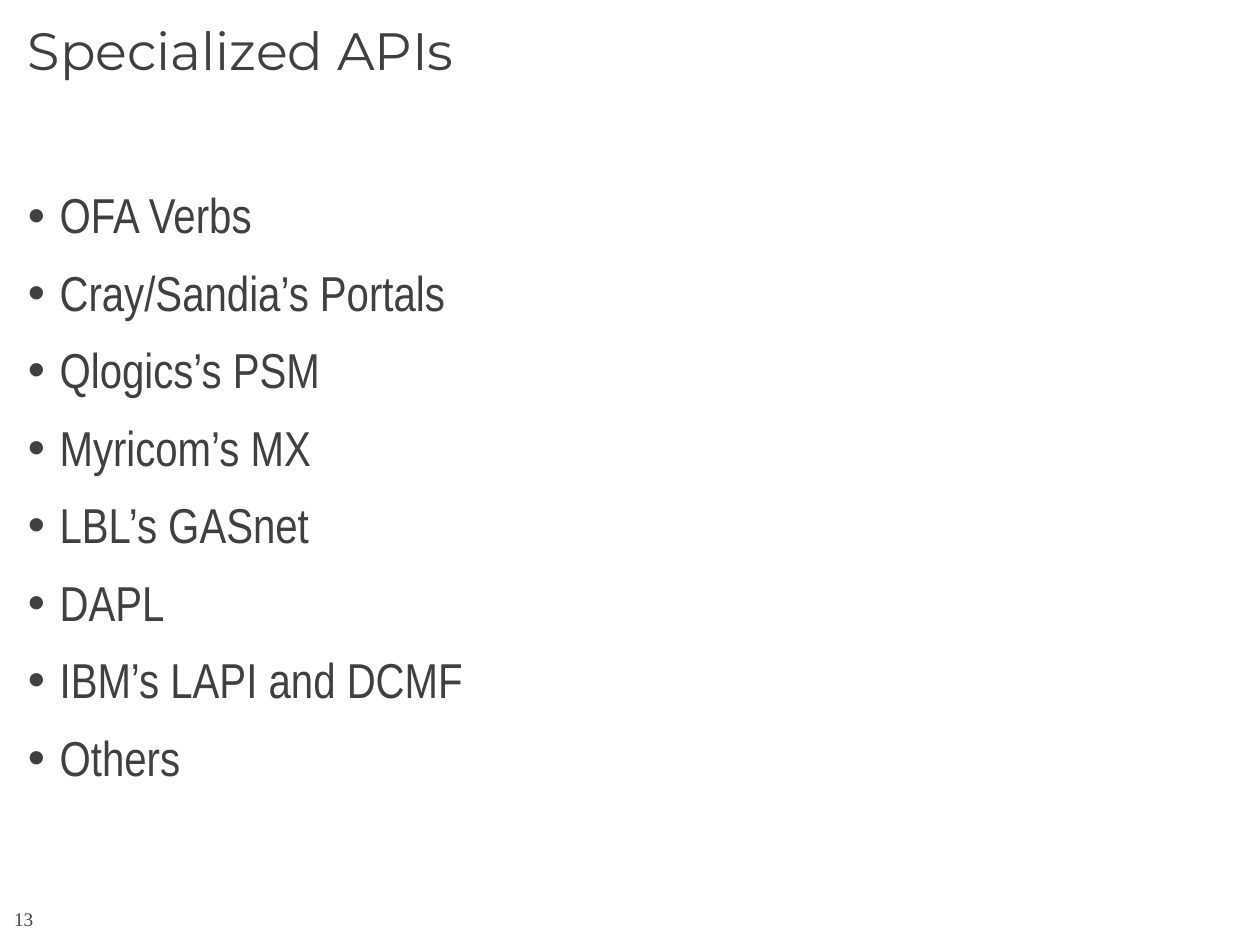
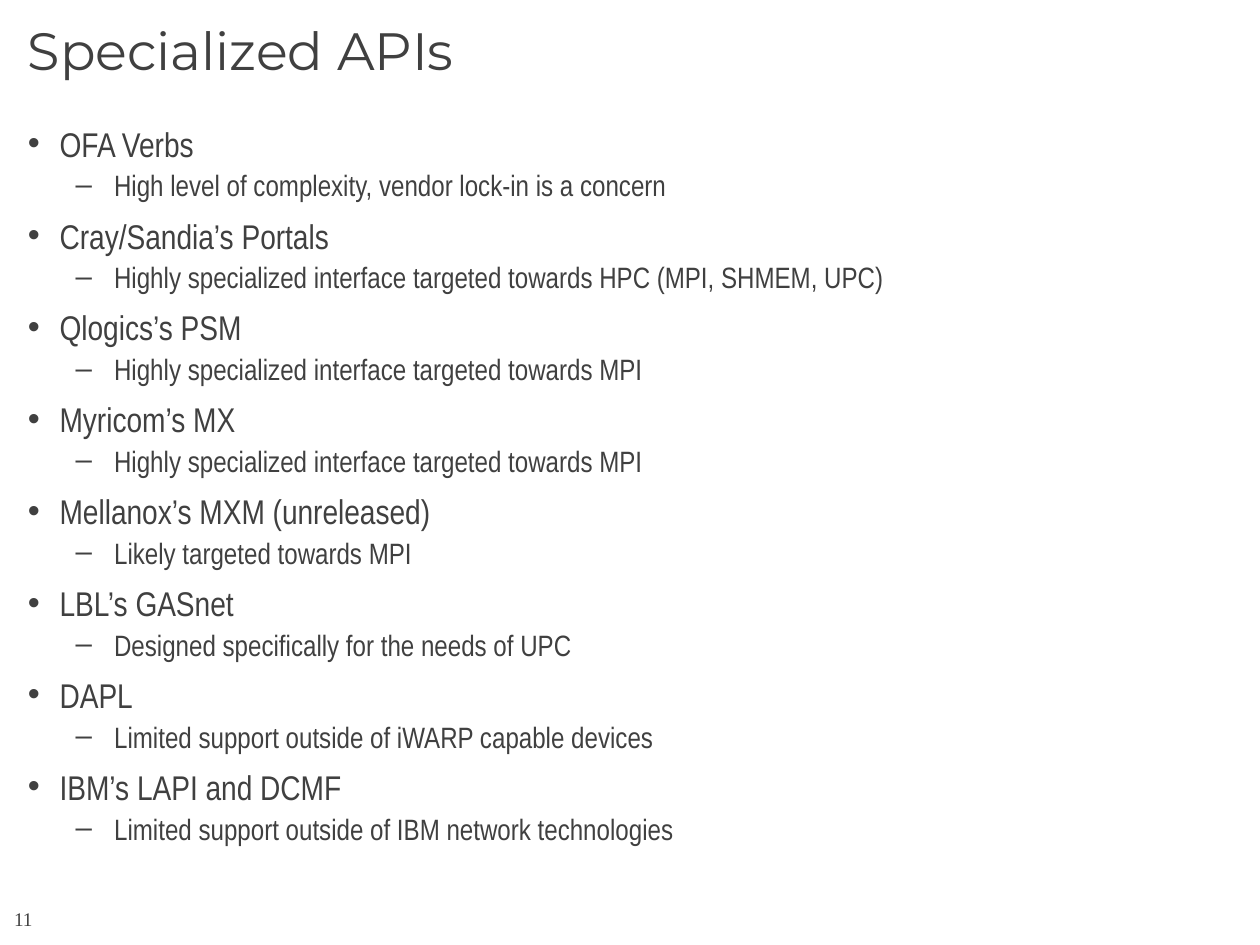
Before and after one commit to CCI/pub, a slide deck: slide 11 of slides/HotI-2011/2011-HotI-CCI-OLCF.pptx (slide 13 before the commit). Drawn at 1260x945 pixels with LibreOffice and Linux fonts; fonts in the diff are those of the drawing; background and template pictures are left out. Boxes give left, top, right and bottom in pixels: in the first picture for what was removed or moved away, otherwise in the second. Text is boxed around its words. In the diff, an @@ line names an element or a change of style, - is before the commit and + after.

```diff
--- a/slides/HotI-2011/2011-HotI-CCI-OLCF.pptx
+++ b/slides/HotI-2011/2011-HotI-CCI-OLCF.pptx
@@ text "OFA Verbs": place and size @@
-text "OFA Verbs" at (60,197,463,777)
+text "OFA Verbs" at (60,132,883,845)
@@ text at (60,132,341,801): size 28 to 19.6 pt in "OFA Verbs", "Cray/Sandia’s Portals", "Qlogics’s PSM", "Myricom’s MX" and 3 more places; line spacing 0.9 to 0.7 @@
@@ text at (114,174,666,201): paragraph added @@
+  – High level of complexity, vendor lock-in is a concern
@@ text at (114,266,883,293): paragraph added @@
+  – Highly specialized interface targeted towards HPC (MPI, SHMEM, UPC)
@@ text at (114,358,642,385): paragraph added @@
+  – Highly specialized interface targeted towards MPI
@@ text at (60,450,642,569): paragraphs added @@
+  – Highly specialized interface targeted towards MPI
+• Mellanox’s MXM (unreleased)
+  – Likely targeted towards MPI
@@ text at (114,634,571,661): paragraph added @@
+  – Designed specifically for the needs of UPC
@@ text at (114,726,653,753): paragraph added @@
+  – Limited support outside of iWARP capable devices
@@ text at (114,818,673,845): text changed; size 28 to 16.8 pt @@
-• Others
+  – Limited support outside of IBM network technologies
@@ page number at (14,913,33,926): text changed @@
-13
+11
```
Also in this commit, not shown: 17 other slides changed, 1 slide added.
